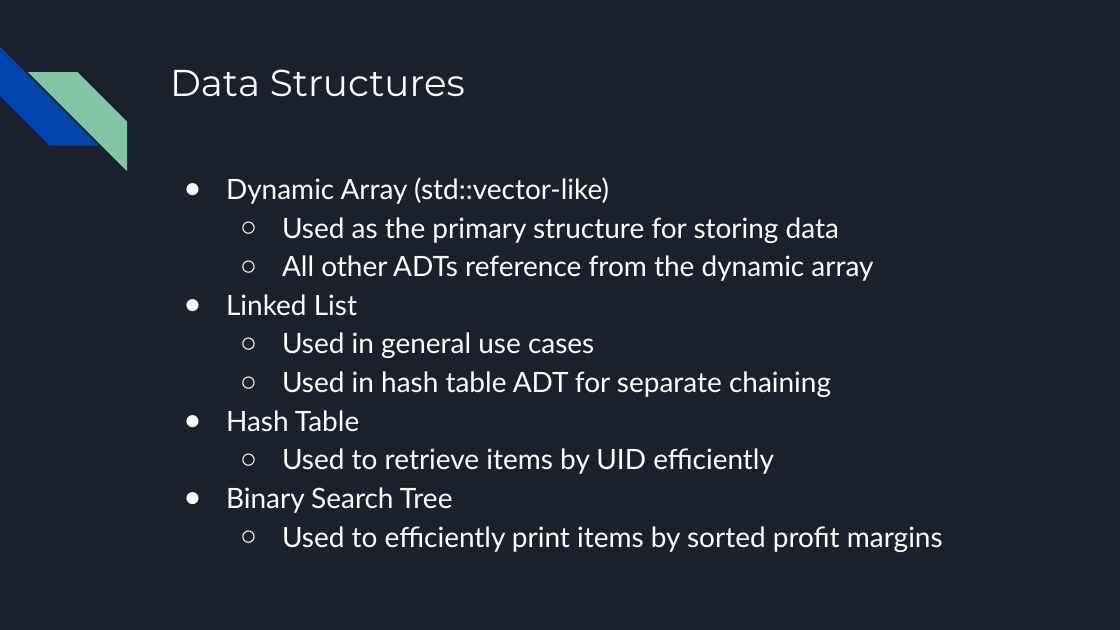
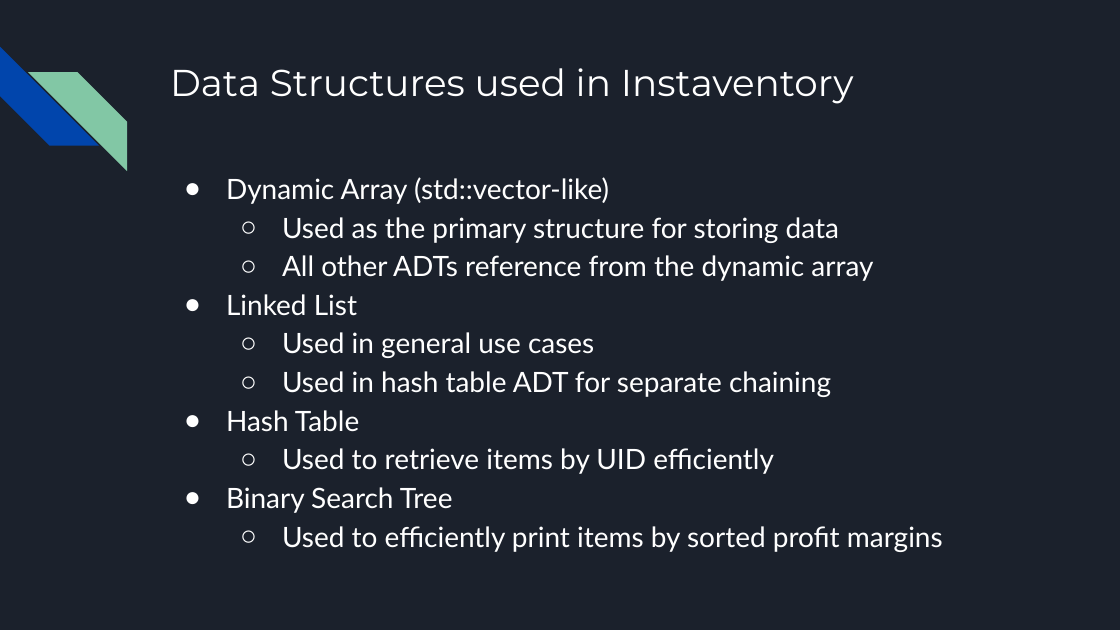
Before and after one commit to oliviercm/Convenience-Store-Inventory-Management-System, a slide deck: slide 6 of Documentation/Design Documents/Presentation Powerpoint.pptx. Drawn at 1120x630 pixels with LibreOffice and Linux fonts; fonts in the diff are those of the drawing. Boxes give left, top, right and bottom in pixels: in the first picture for what was removed or moved away, otherwise in the second. Text is boxed around its words. In the diff, an @@ line names an element or a change of style, - is before the commit and + after.

```diff
--- a/Documentation/Design Documents/Presentation Powerpoint.pptx
+++ b/Documentation/Design Documents/Presentation Powerpoint.pptx
@@ title at <box>170,68,854,104</box>: text changed @@
-Data Structures
+Data Structures used in Instaventory
```
Also in this commit, not shown: 2 other slides changed, 4 other files.
